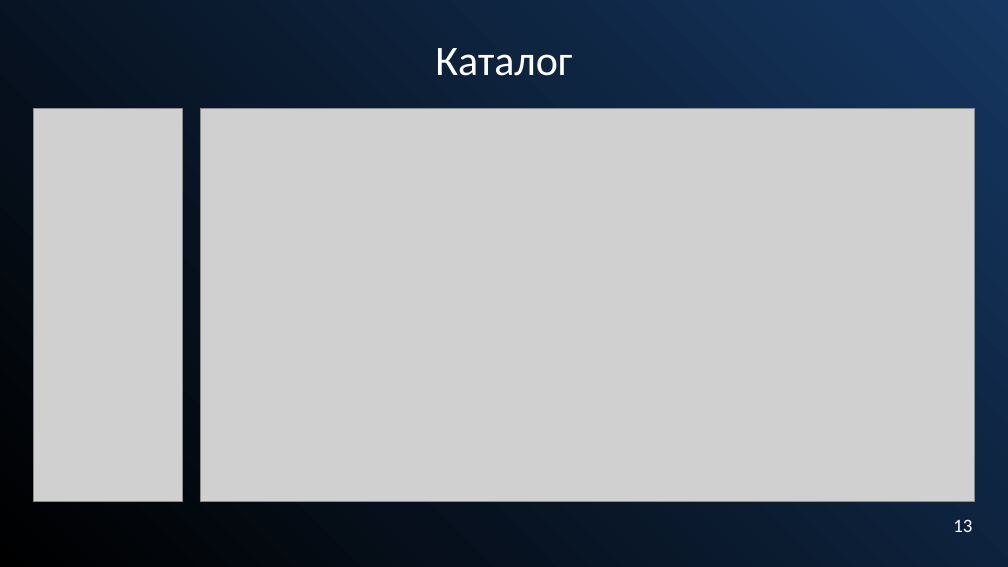
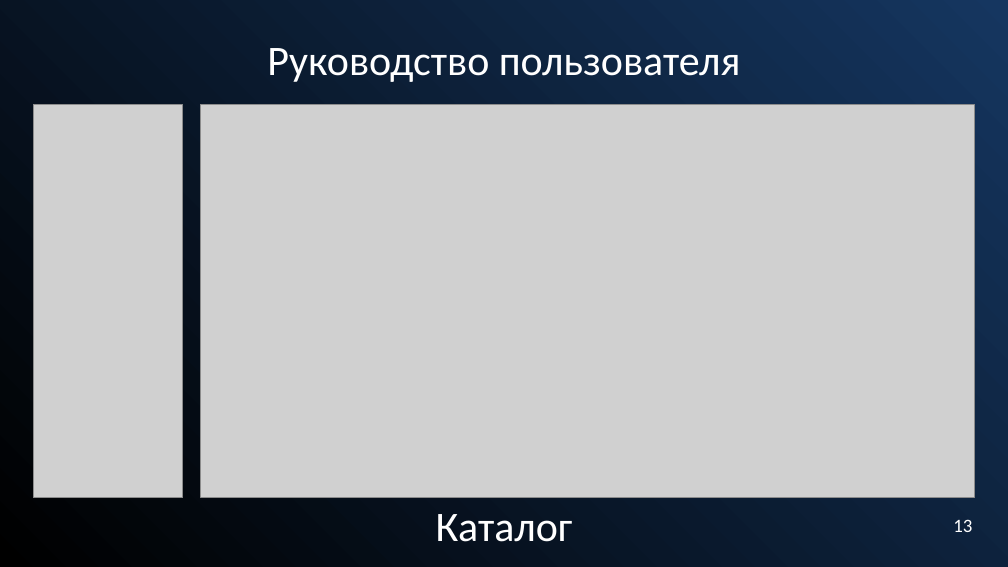
Before and after one commit to Alfamodik/AirCharter, a slide deck: slide 13 of Docs/ВКР/Презентация на защиту диплома.pptx. Drawn at 1008x567 pixels with LibreOffice and Linux fonts; fonts in the diff are those of the drawing; grey boxes stand for pictures. Boxes give left, top, right and bottom in pixels: in the first picture for what was removed or moved away, otherwise in the second. Text is boxed around its words. In the diff, an @@ line names an element or a change of style, - is before the commit and + after.

```diff
--- a/Docs/ВКР/Презентация на защиту диплома.pptx
+++ b/Docs/ВКР/Презентация на защиту диплома.pptx
@@ subtitle at (267,48,741,82): text changed @@
-Каталог
+Руководство пользователя
@@ picture: place and size @@
-picture at (33,108,182,501)
+picture at (33,104,182,498)
@@ picture: place and size @@
-picture at (200,108,975,501)
+picture at (200,104,975,498)
@@ text added at (436,514,573,542), 40 pt, text #FFFFFF @@
+Каталог
```
Also in this commit, not shown: 1 slide added, 4 other files.
